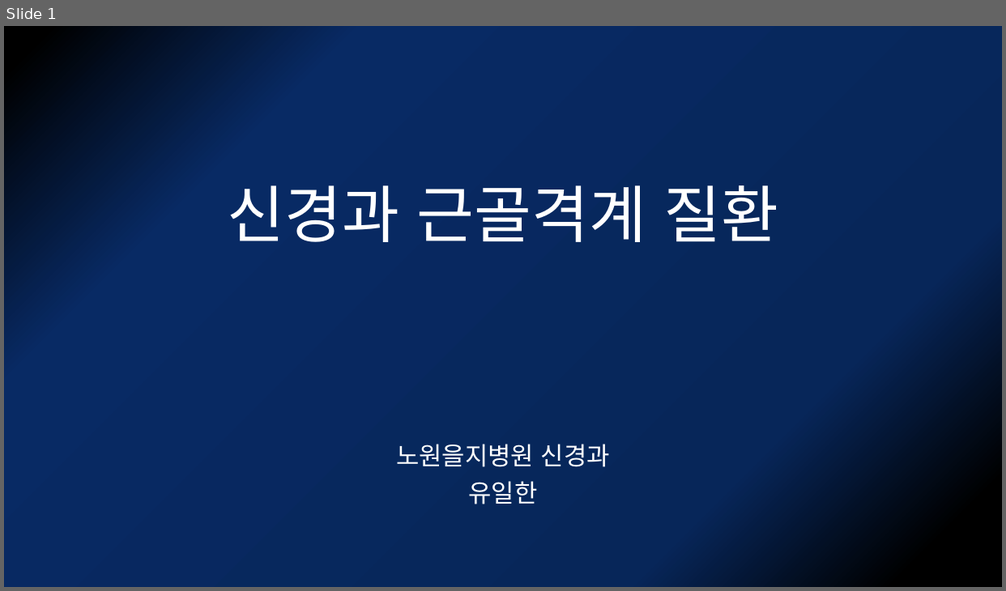
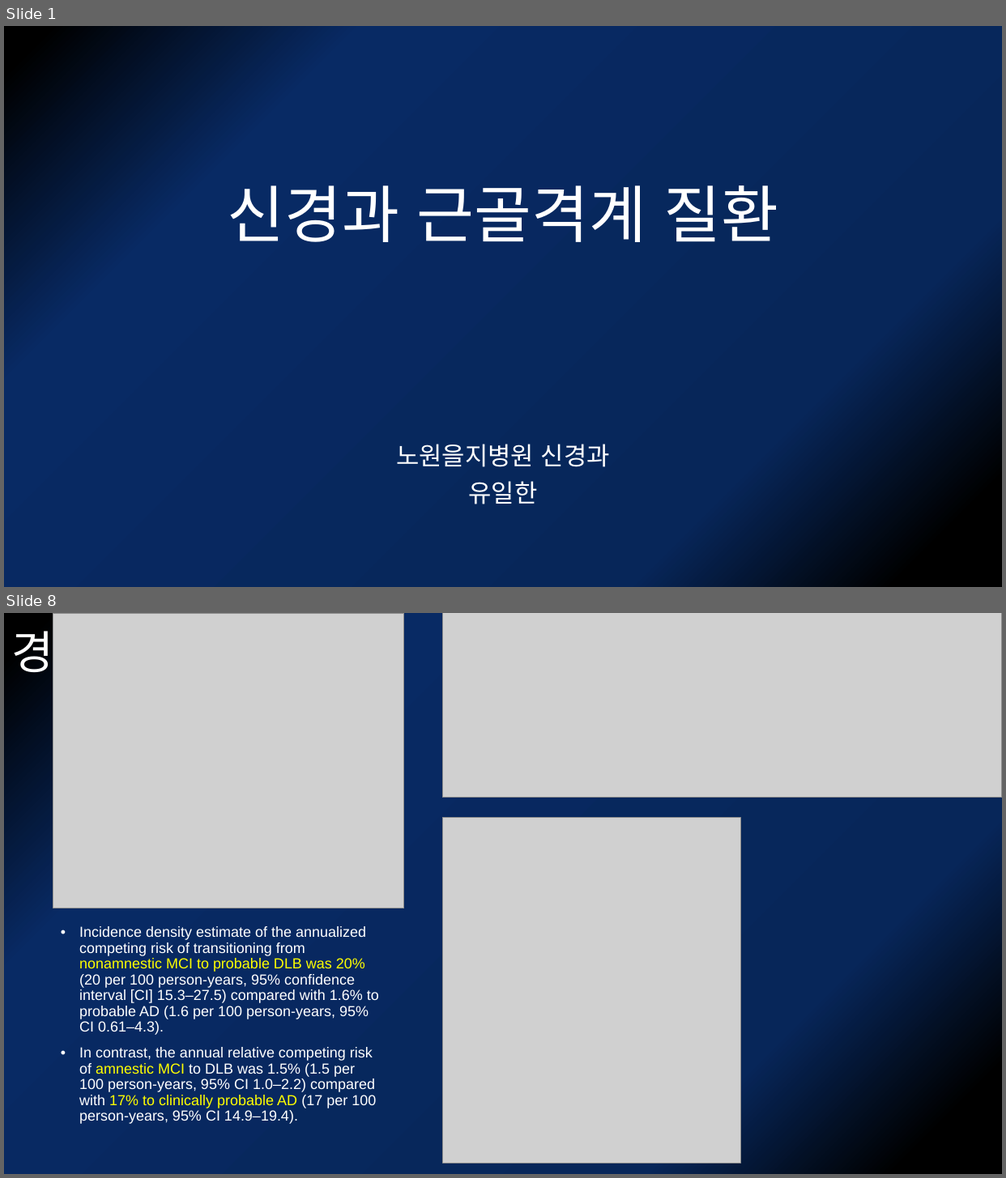
Before and after one commit to kjfdf/-, a slide deck: 신경과 근골격계 질환.pptx. Shown one above the other, each under a label of ours: slide 1 before the commit, slides 1 and 8 after it; the slides between them are not shown. The pictures are 1006x591 and 1006x1178 pixels, drawn with LibreOffice and Linux fonts; fonts in the diff are those of the drawing; grey boxes stand for pictures. Boxes give left, top, right and bottom in pixels: in the first picture for what was removed or moved away, otherwise in the second. Text is boxed around its words. In the diff, an @@ line names an element or a change of style, - is before the commit and + after.

```diff
--- a/신경과 근골격계 질환.pptx
+++ b/신경과 근골격계 질환.pptx
@@ slide 8 added at (4,613,1002,1174), background gradient #000000 to #072659 to #082A64 @@
@@ title added at (11,616,403,683), 44 pt, text #FFFFFF @@
+경도인지장애의 진단
@@ picture added at (53,613,404,909) @@
@@ picture added at (443,613,1002,797) @@
@@ picture added at (443,818,741,1164) @@
@@ text added at (79,926,379,1124), 14 pt, text #FFFFFF @@
+• Incidence density estimate of the annualized competing risk of transitioning from nonamnestic MCI to probable DLB was 20% (20 per 100 person-years, 95% confidence interval [CI] 15.3–27.5) compared with 1.6% to probable AD (1.6 per 100 person-years, 95% CI 0.61–4.3).
+• In contrast, the annual relative competing risk of amnestic MCI to DLB was 1.5% (1.5 per 100 person-years, 95% CI 1.0–2.2) compared with 17% to clinically probable AD (17 per 100 person-years, 95% CI 14.9–19.4).
```
Also in this commit, not shown: 20 other slides added, 1 slide removed.
